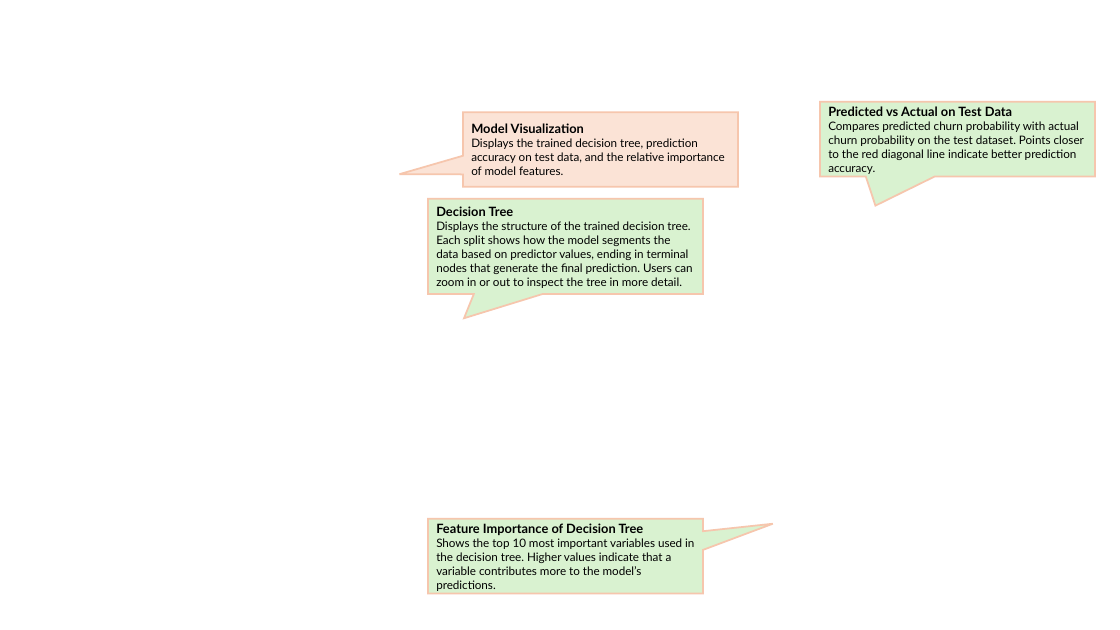
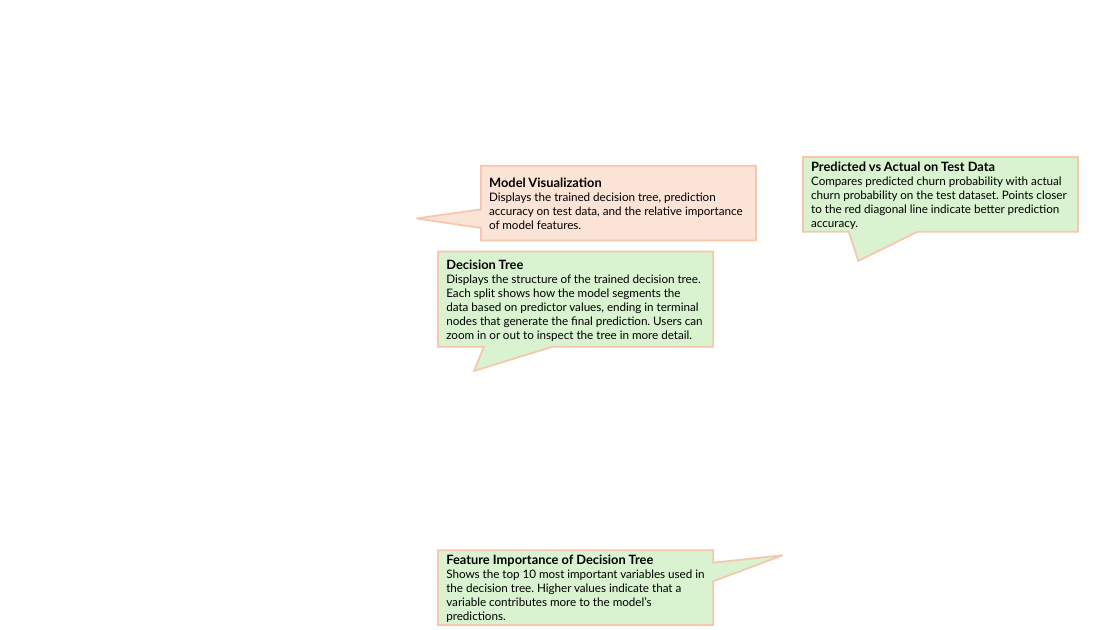
Before and after one commit to huahsuan2000/ISSS608-VAA, a slide deck: slide 5 of Take-home_Ex/Take-home_Ex02/UI Introduction.pptx. Drawn at 1120x630 pixels with LibreOffice and Linux fonts; fonts in the diff are those of the drawing; background and template pictures are left out. Boxes give left, top, right and bottom in pixels: in the first picture for what was removed or moved away, otherwise in the second. Text is boxed around its words. In the diff, an @@ line names an element or a change of style, - is before the commit and + after.

```diff
--- a/Take-home_Ex/Take-home_Ex02/UI Introduction.pptx
+++ b/Take-home_Ex/Take-home_Ex02/UI Introduction.pptx
@@ speech box "Model Visualization": place and size @@
-speech box "Model Visualization" at <box>463,113,739,187</box>
+speech box "Model Visualization" at <box>481,166,756,240</box>
@@ speech box "Model Visualization" at <box>481,166,756,240</box>: proportions changed @@
@@ speech box "Predicted vs Actual on Test ...": place and size @@
-speech box "Predicted vs Actual on Test ..." at <box>820,102,1096,176</box>
+speech box "Predicted vs Actual on Test ..." at <box>803,157,1079,232</box>
@@ speech box "Decision Tree": place and size @@
-speech box "Decision Tree" at <box>429,199,704,294</box>
+speech box "Decision Tree" at <box>439,251,714,346</box>
@@ speech box "Feature Importance of Decision Tree": place and size @@
-speech box "Feature Importance of Decision Tree" at <box>429,519,704,594</box>
+speech box "Feature Importance of Decision Tree" at <box>439,550,714,625</box>
```
Also in this commit, not shown: 3 other slides changed, 4 slides added, 29 other files.
